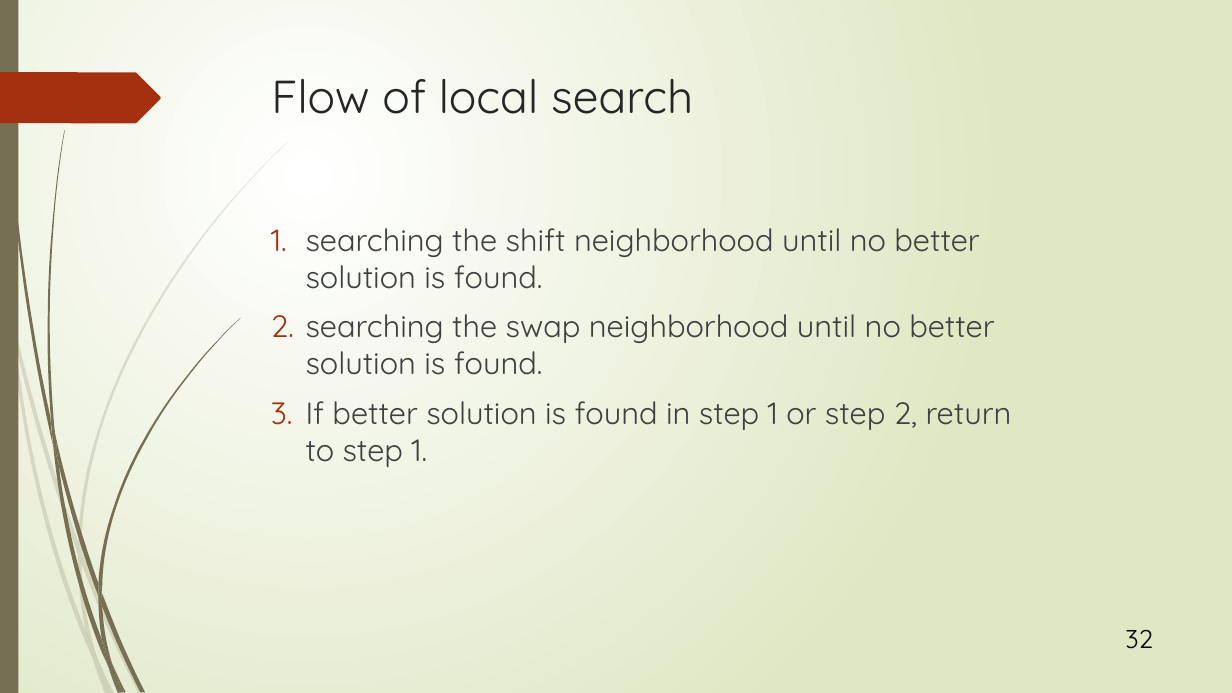
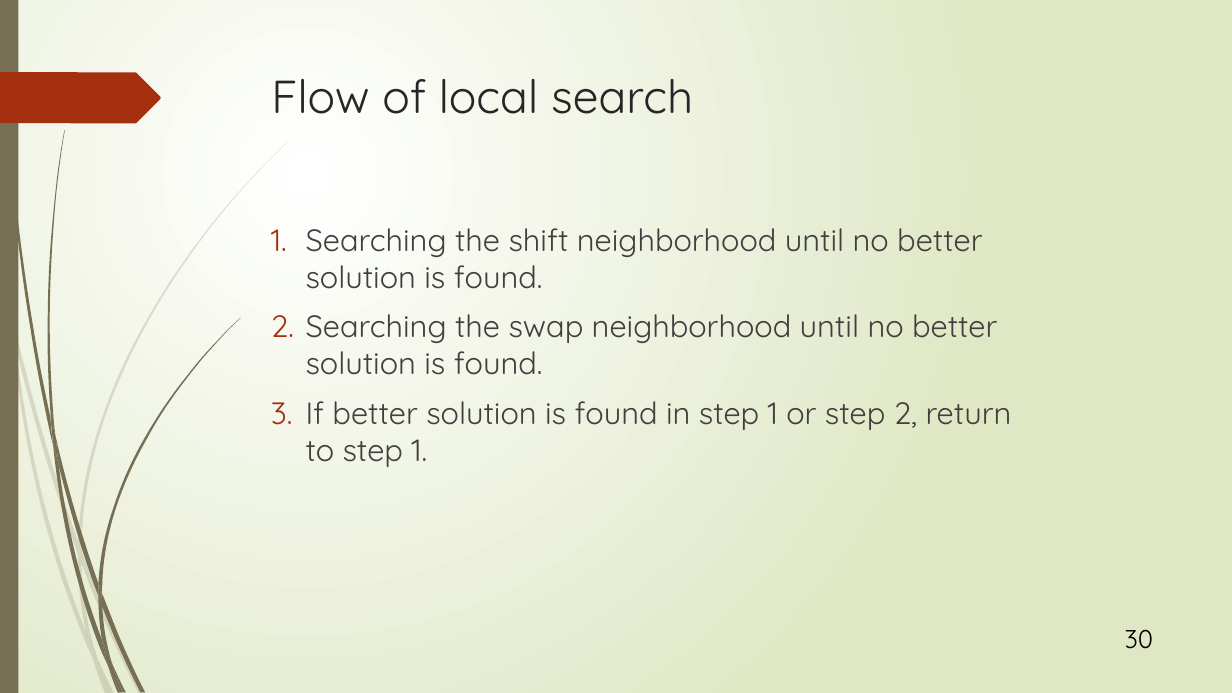
Before and after one commit to r-kurosu/kline_new, a slide deck: slide 30 of 竹田.pptx (slide 32 before the commit). Drawn at 1232x693 pixels with LibreOffice and Linux fonts; fonts in the diff are those of the drawing. Boxes give left, top, right and bottom in pixels: in the first picture for what was removed or moved away, otherwise in the second. Text is boxed around its words. In the diff, an @@ line names an element or a change of style, - is before the commit and + after.

```diff
--- a/竹田.pptx
+++ b/竹田.pptx
@@ text at [306,228,997,375]: text changed @@
-1. searching the shift neighborhood until no better solution is found.
-2. searching the swap neighborhood until no better solution is found.
+1. Searching the shift neighborhood until no better solution is found.
+2. Searching the swap neighborhood until no better solution is found.
@@ page number at [1125,629,1154,649]: text changed @@
-32
+30
```
Also in this commit, not shown: 26 other slides changed.
